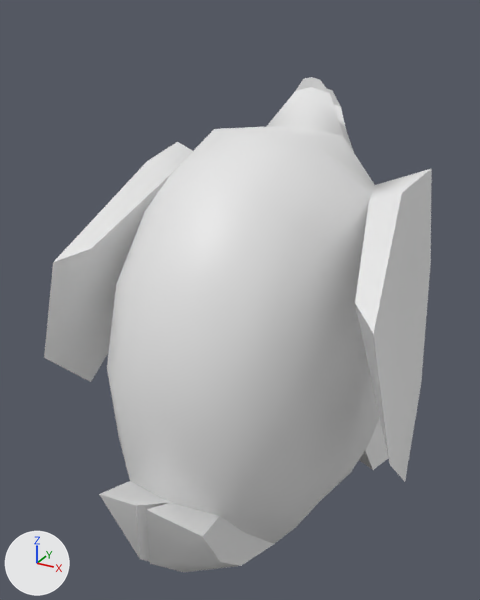
What one commit did to the FBX model Rabbit - 3ds Max/Modeller med animationer/Kanin[Anim].FBX.
Rendered twice from a 50 mm lens placed at (1.25, -3.61, 3.5), pointed at (-0.71, -0.05, 1.72). The lights are fixed; the arrows at lower left show +X, +Y and +Z. Both versions are drawn at frame 41 of the action 'Take 001'; the numbers are the values there.

Before the edit, the objects in view are built like this:
```python
me_mesh = bpy.data.meshes.new('Mesh')
me_mesh.from_pydata(...)  # 179 vertices, 200 faces; spans x -117.0..117.0, y -152.0..152.0, z -142.0..142.0
ob_kanin = bpy.data.objects.new('Kanin', me_mesh)
ob_kanin.location = (-0.585, 0.0, 1.575)
ob_kanin.scale = (0.01, 0.00915, 0.0106)
```
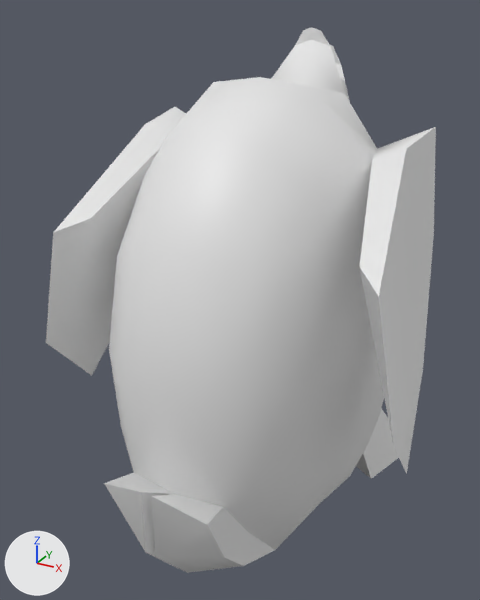
Commit message: Kanin animation v.3

Boxes (x1, y1, x2, y2) around the edits, measured in the pictures (480 x 600 px):
'Kanin', moved, rescaled (10% taller): before (44, 77, 432, 572); after (46, 27, 436, 573)

Diff of the bpy script that builds the scene:
```diff
--- a/Rabbit - 3ds Max/Modeller med animationer/Kanin[Anim].FBX.py
+++ b/Rabbit - 3ds Max/Modeller med animationer/Kanin[Anim].FBX.py
@@ ob_kanin @@
 ob_kanin = bpy.data.objects.new('Kanin', me_mesh)
-ob_kanin.location = (-0.585, 0.0, 1.575)
-ob_kanin.scale = (0.01, 0.00915, 0.0106)
+ob_kanin.location = (-0.585, 0.0, 1.694)
+ob_kanin.scale = (0.01, 0.0088, 0.0119)
```
